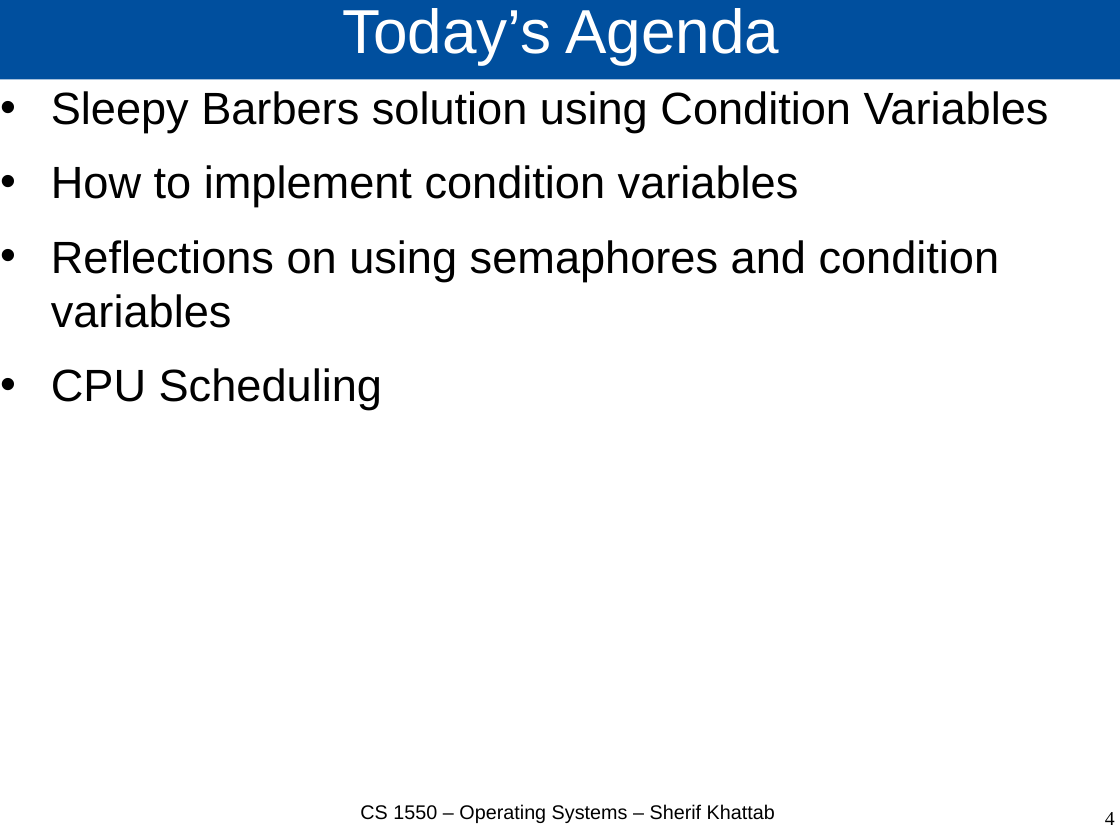
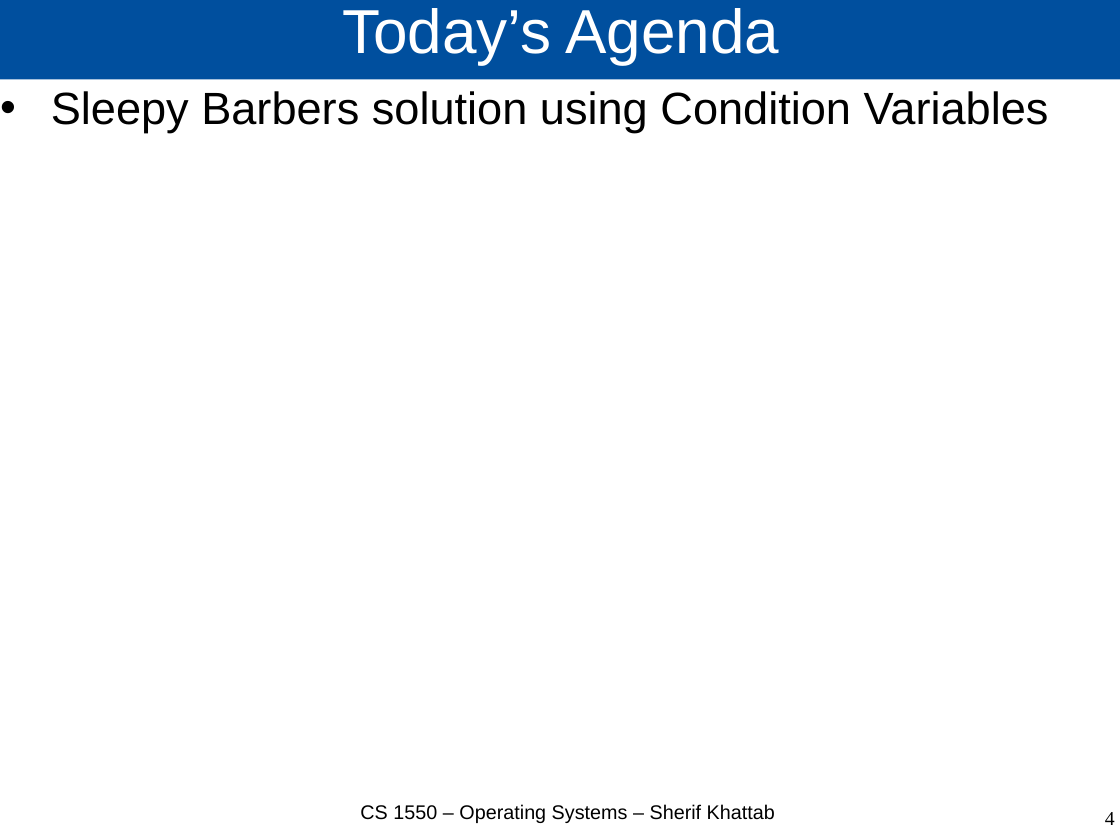
Before and after one commit to cs1550-2244/cs1550-code-handouts, a slide deck: slide 4 of DraftSlides/Lecture12.pptx. Drawn at 1120x840 pixels with LibreOffice and Linux fonts; fonts in the diff are those of the drawing. Boxes give left, top, right and bottom in pixels: in the first picture for what was removed or moved away, otherwise in the second. Text is boxed around its words. In the diff, an @@ line names an element or a change of style, - is before the commit and + after.

Commit message:
Lecture 13

```diff
--- a/DraftSlides/Lecture12.pptx
+++ b/DraftSlides/Lecture12.pptx
@@ text at (51, 165, 1000, 410): paragraphs removed @@
-• How to implement condition variables
-• Reflections on using semaphores and condition variables
-• CPU Scheduling
```
Also in this commit, not shown: 48 slides removed, 3 other files.
